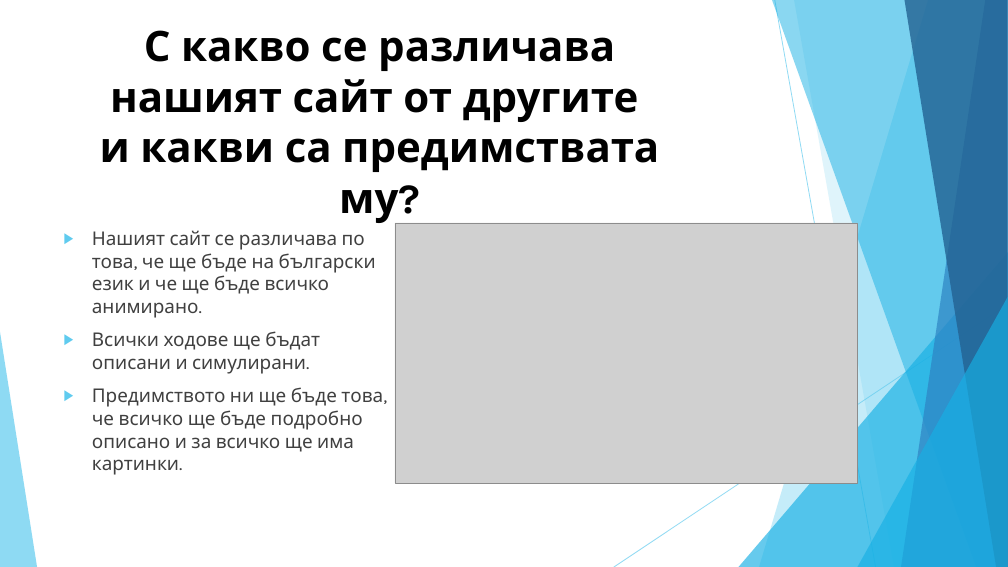
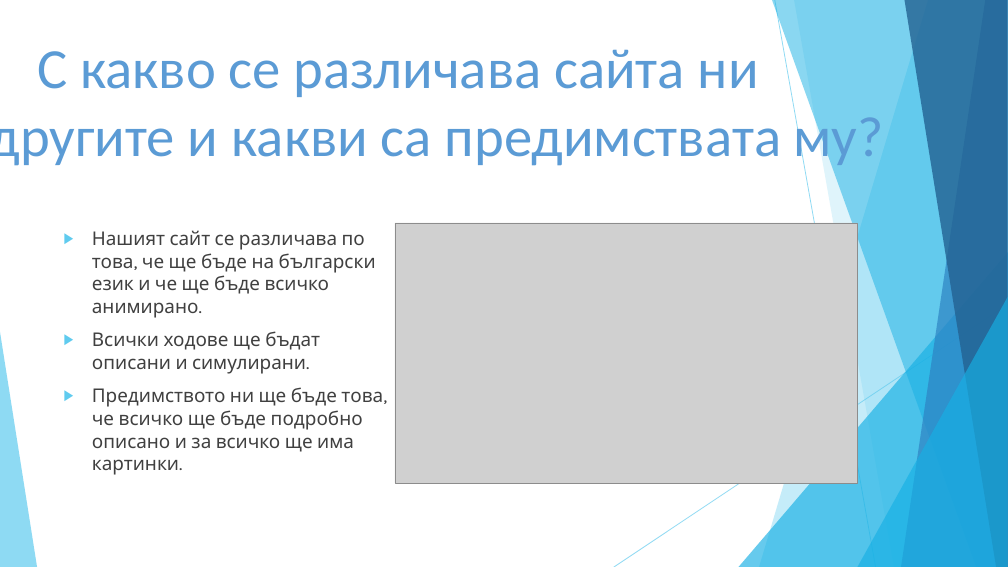
Before and after one commit to Code4Tarnovo/CMD, a slide deck: slide 5 of хакатон-2016.odp. Drawn at 1008x567 pixels with LibreOffice and Linux fonts; fonts in the diff are those of the drawing; grey boxes stand for pictures. Boxes give left, top, right and bottom in pixels: in the first picture for what was removed or moved away, otherwise in the second. Text is boxed around its words. In the diff, an @@ line names an element or a change of style, - is before the commit and + after.

```diff
--- a/хакатон-2016.odp
+++ b/хакатон-2016.odp
@@ free "С какво се различава сайта ...": place and size @@
-free "С какво се различава сайта ..." at <box>56,16,703,225</box>
+free "С какво се различава сайта ..." at <box>0,28,892,172</box>
@@ text in free at <box>0,49,884,170</box>: text changed; size 40 to 54 pt; font Karla to Calibri; text colour #000000 to #5B9BD5; bold off @@
-С какво се различава нашият сайт от другите
-и какви са предимствата му?
+С какво се различава сайта ни
+от другите и какви са предимствата му?
```
Also in this commit, not shown: 6 other slides changed, 5 other files.
